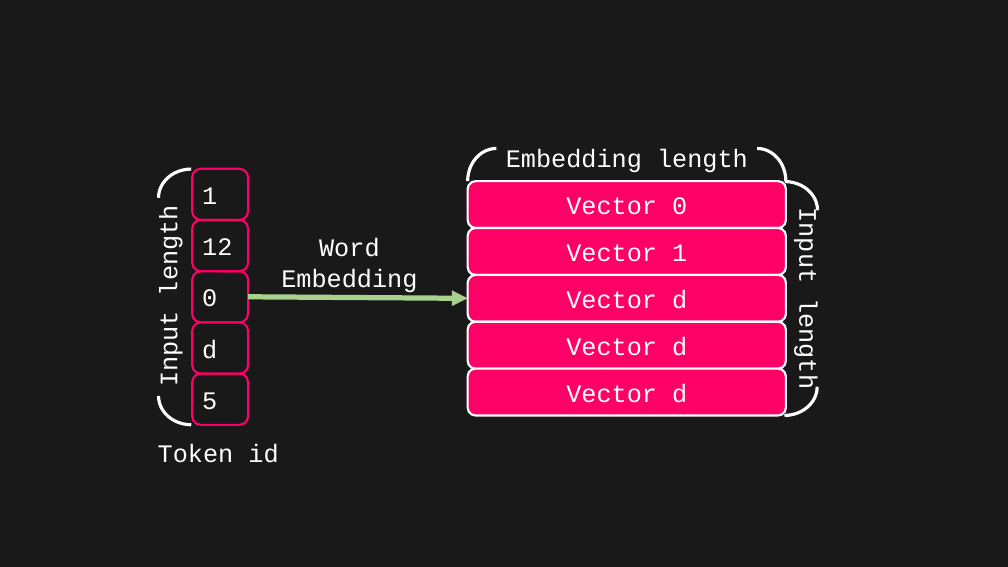
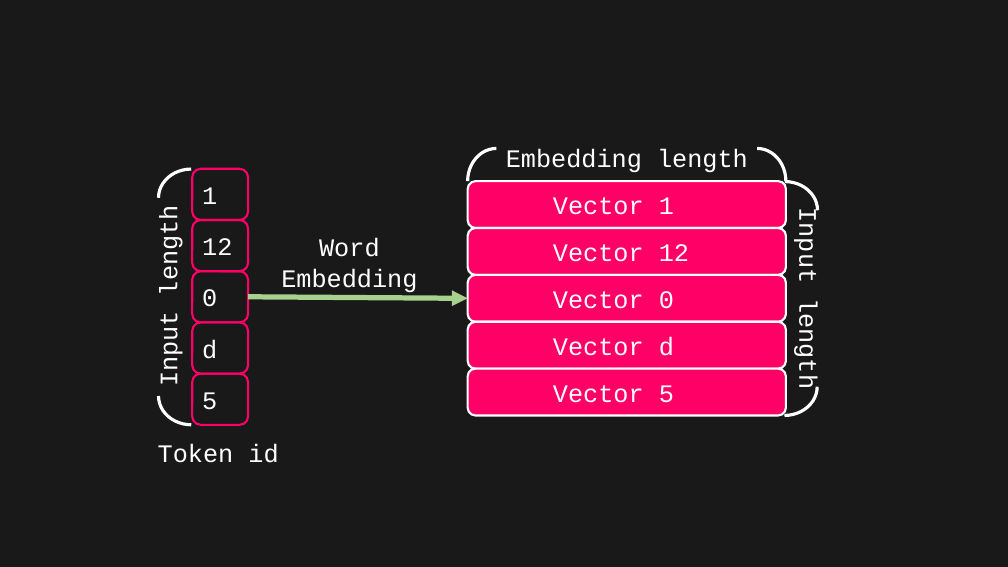
Before and after one commit to toonnyy8/PPT, a slide deck: slide 4 of Attention-is-all-you-need/image.pptx (slide 3 before the commit). Drawn at 1008x567 pixels with LibreOffice and Linux fonts; fonts in the diff are those of the drawing. Boxes give left, top, right and bottom in pixels: in the first picture for what was removed or moved away, otherwise in the second. Text is boxed around its words. In the diff, an @@ line names an element or a change of style, - is before the commit and + after.

```diff
--- a/Attention-is-all-you-need/image.pptx
+++ b/Attention-is-all-you-need/image.pptx
@@ text in rounded rectangle at bbox=[553, 197, 674, 215]: text changed @@
-Vector 0
+    Vector 1
@@ text in rounded rectangle at bbox=[553, 244, 689, 262]: text changed @@
-Vector 1
+    Vector 12
@@ text in rounded rectangle at bbox=[553, 291, 674, 309]: text changed @@
-Vector d
+    Vector 0
@@ rounded rectangle "Vector d" at bbox=[468, 322, 786, 369]: alignment centre to left; list level 1 to 3 in "Vector d" @@
@@ text in rounded rectangle at bbox=[553, 385, 674, 403]: text changed @@
-Vector d
+    Vector 5
```
Also in this commit, not shown: 1 slide added, 5 other files.
